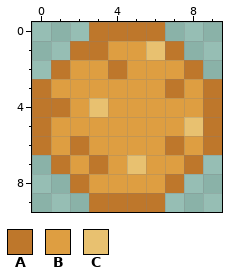
Pixel-art file: img/projectile_chocoatl.aseprite. Above, as it was before the edit.
10x10 pixels, 1 frame.
Palette (. is transparent): A #be772b  B #de9e41  C #e8c170
Pixels before, first column x 0:
 0 ...AAAA...
 1 ..AABBCA..
 2 .ABBABBBA.
 3 ABBBBBBABA
 4 AABCBBBBBA
 5 ABBBBBBBCA
 6 ABABBBBABA
 7 .ABABCBBA.
 8 ..ABBBBA..
 9 ...AAAA...
The same view after the edit:
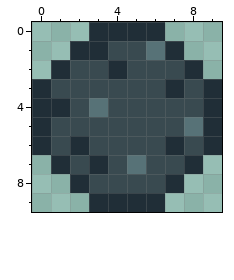
Difference:
colour A: #be772b -> #202e37
colour B: #de9e41 -> #394a50
colour C: #e8c170 -> #577277
Where, in picture pixels (left, top, right, bottom), the same in both pictures:
changed: (32, 22, 222, 212)
